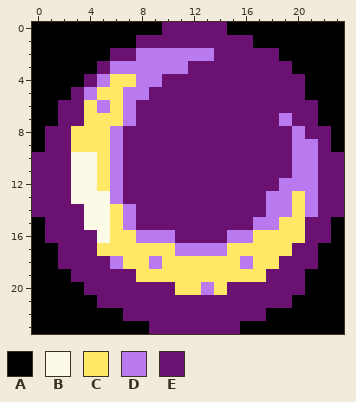
Two versions of one pixel-art sprite, trunk/sr2/Media/Sprites/Status Effects/Sleep.png. This is how it looked before the edit.
The file is 24x24 pixels.
Palette (. is transparent): A #000000  B #fcf9e7  C #fee865  D #b97aef  E #6a1172
Pixels before, first column x 0:
 0 AAAAAAAAAAEEEEEAAAAAAAAA
 1 AAAAAAAAEEEEEEEEEAAAAAAA
 2 AAAAAAEEDDDDDDEEEEEAAAAA
 3 AAAAAEDDDDDDEEEEEEEEAAAA
 4 AAAAEDCCDDEEEEEEEEEEEAAA
 5 AAAEDCCDDEEEEEEEEEEEEAAA
 6 AAEECDCDEEEEEEEEEEEEEEAA
 7 AAEECCCDEEEEEEEEEEEDEEAA
 8 AEECCCDEEEEEEEEEEEEEDEEA
 9 AEECCCDEEEEEEEEEEEEEDDEA
10 EEEBBCDEEEEEEEEEEEEEDDEE
11 EEEBBCDEEEEEEEEEEEEEDDEE
12 EEEBBCDEEEEEEEEEEEEDDDEE
13 EEEBBBDEEEEEEEEEEEDDCDEE
14 EEEEBBCDEEEEEEEEEEDDCDEE
15 AEEEBBCDEEEEEEEEEDDCCEEA
16 AEEEEBCCDDDEEEEDDCCCCEEA
17 AAEEECCCCCCDDDDCCCCCEEAA
18 AAEEEEDCCDCCCCCCDCCEEEAA
19 AAAEEEEECCCCCCCCCCEEEAAA
20 AAAAEEEEEEECCDCEEEEEEAAA
21 AAAAAEEEEEEEEEEEEEEEAAAA
22 AAAAAAAEEEEEEEEEEEAAAAAA
23 AAAAAAAAAEEEEEEEAAAAAAAA
Once edited:
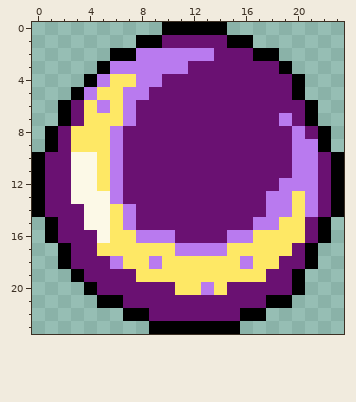
The edit:
Changed rows in their new state; - is an unchanged pixel.
first column x 0:
 0 ..........AAAAA.........
 1 ........AA-----AA.......
 2 ......AA---------AA.....
 3 .....A-------------A....
 4 ....A---------------A...
 5 ...A----------------A...
 6 ..A------------------A..
 7 ..A------------------A..
 8 .A--------------------A.
 9 .A--------------------A.
10 A----------------------A
11 A----------------------A
12 A----------------------A
13 A----------------------A
14 A----------------------A
15 .A--------------------A.
16 .A--------------------A.
17 ..A------------------A..
18 ..A------------------A..
19 ...A----------------A...
20 ....A---------------A...
21 .....AA-----------AA....
22 .......AA-------AA......
23 .........AAAAAAA........
Changed places in both pictures, as pixel boxes (x1, y1, x2, y2):
changed: (32, 22, 344, 334)
